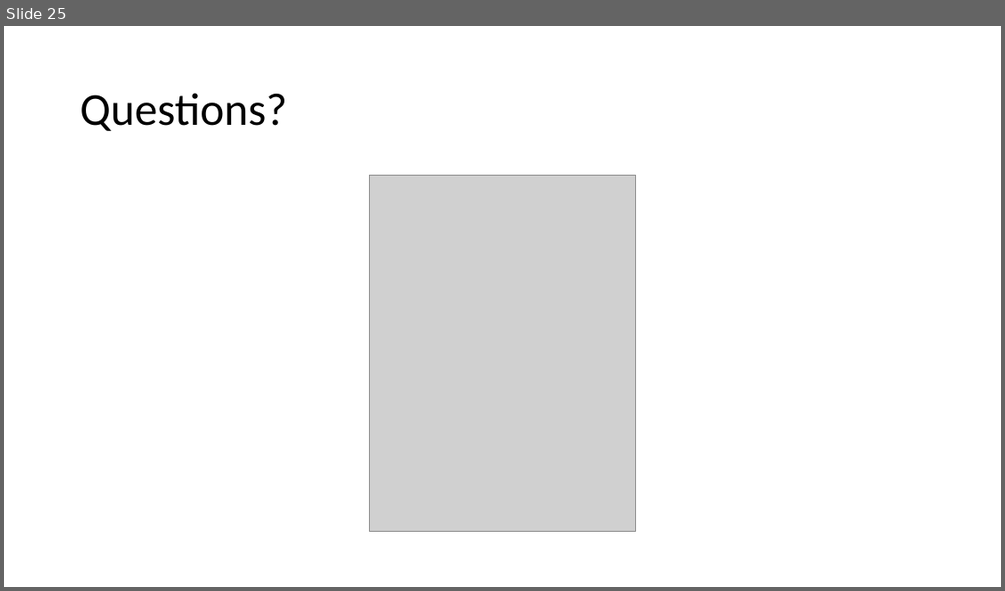
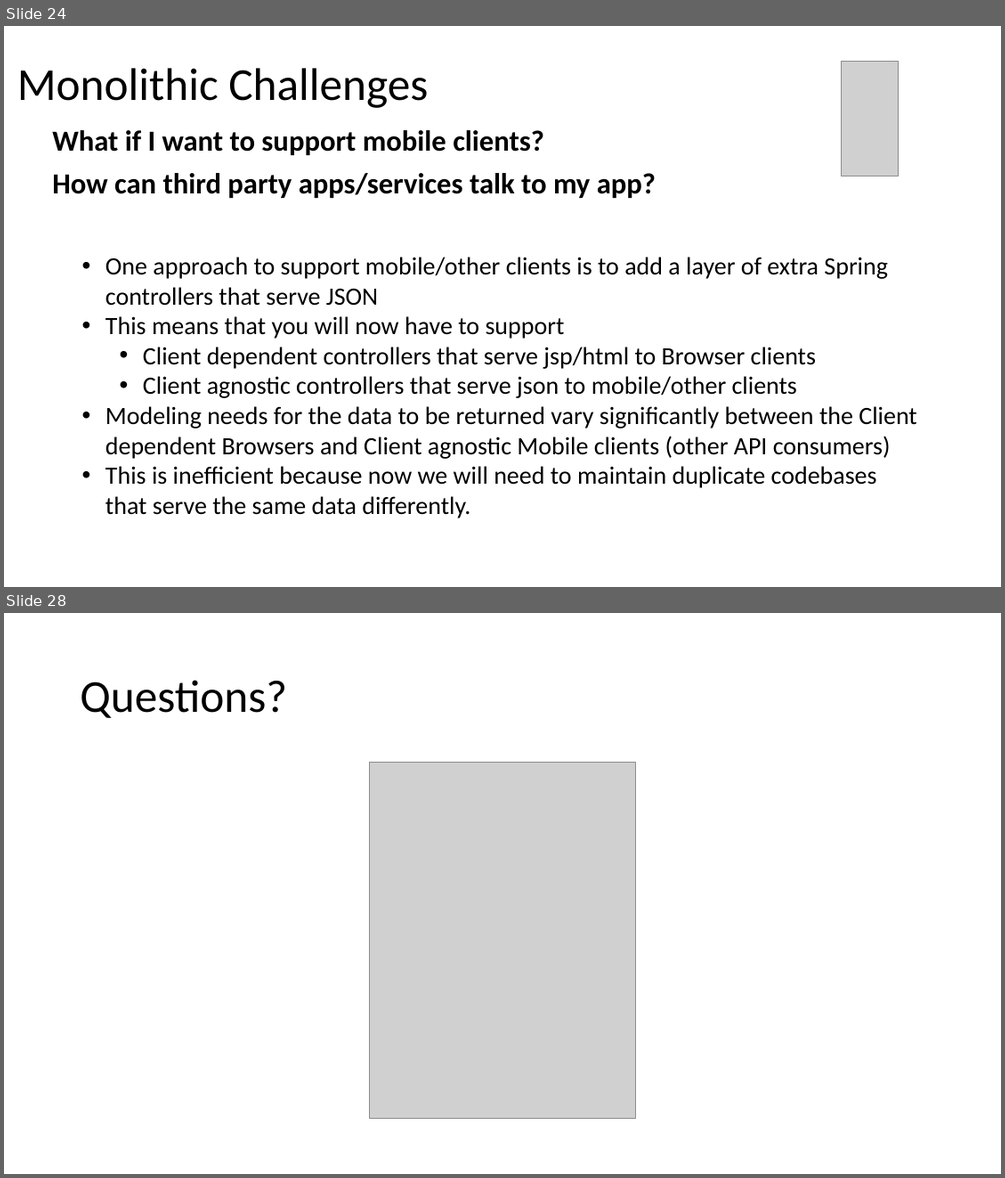
Before and after one commit to batchu/spring-boot-ujug, a slide deck: Spring Boot.pptx. Shown one above the other, each under a label of ours: slide 25 before the commit, slides 24 and 28 after it; the slides between them are not shown. The pictures are 1005x591 and 1005x1178 pixels, drawn with LibreOffice and Linux fonts; fonts in the diff are those of the drawing; grey boxes stand for pictures. Boxes give left, top, right and bottom in pixels: in the first picture for what was removed or moved away, otherwise in the second. Text is boxed around its words. In the diff, an @@ line names an element or a change of style, - is before the commit and + after.

```diff
--- a/Spring Boot.pptx
+++ b/Spring Boot.pptx
@@ slide 24 added at (x1=4, y1=26, x2=1001, y2=587), background #FFFFFF @@
@@ title added at (x1=17, y1=68, x2=428, y2=108), 44 pt, text #000000 @@
+Monolithic Challenges
@@ picture added at (x1=841, y1=61, x2=898, y2=176) @@
@@ text added at (x1=52, y1=130, x2=544, y2=155), 28 pt, text #000000, bold @@
+What if I want to support mobile clients?
@@ text added at (x1=52, y1=173, x2=655, y2=198), 28 pt, text #000000, bold @@
+How can third party apps/services talk to my app?
@@ text added at (x1=105, y1=257, x2=916, y2=518), 24 pt, text #000000 @@
+• One approach to support mobile/other clients is to add a layer of extra Spring controllers that serve JSON
+• This means that you will now have to support
+  • Client dependent controllers that serve jsp/html to Browser clients
+  • Client agnostic controllers that serve json to mobile/other clients
+• Modeling needs for the data to be returned vary significantly between the Client dependent Browsers and Client agnostic Mobile clients (other API consumers)
+• This is inefficient because now we will need to maintain duplicate codebases that serve the same data differently.
@@ what was slide 25 is now slide 28 @@
```
Also in this commit, not shown: 6 slides changed, 3 other slides added, 1 slide removed.
